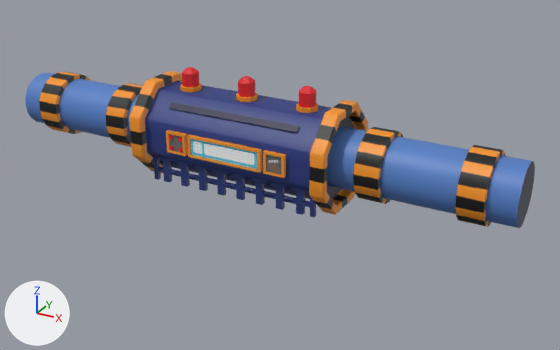
What one commit did to the COLLADA model Assets/3D/Connect the Dots/Power Room.dae.
Before and after are seen from a 50 mm lens placed at (34.3, -56.4, 29.3), pointed at (2.9, 0.8, 0.7). Lighting does not change. The marker at lower left points along +X, +Y and +Z. Where no turn or scale is listed for an object, it has been applied to the vertices.

Before the edit, the objects in view are built like this:
```python
me_cylinder = bpy.data.meshes.new('Cylinder')
me_cylinder.from_pydata(...)  # 1456 vertices, 2988 faces; spans x -24.9..24.9, y -4.5..4.5, z -4.5..4.5
me_cylinder.materials.append(mat_material_001)  # picture img_texture_main_component_power_room__png
me_cylinder_001 = bpy.data.meshes.new('Cylinder.001')
me_cylinder_001.from_pydata(...)  # 72 vertices, 114 faces; spans x -6.78..6.78, y -0.78..0.78, z -0.93..0.64
me_cylinder_001.materials.append(mat_material_002)  # picture img_texture_misc_component_power_room__png
me_cylinder_003 = bpy.data.meshes.new('Cylinder.003')
me_cylinder_003.from_pydata(...)  # 284 vertices, 506 faces; spans x -7.0..7.0, y -4.21..1.0, z 3.0..8.19
me_cylinder_003.materials.append(mat_material_002)  # picture img_texture_misc_component_power_room__png
ob_light_completion = bpy.data.objects.new('Light Completion', me_cylinder_001)
ob_light_completion.location = (0.0, 0.0, 9.12)
ob_main_component = bpy.data.objects.new('Main Component', me_cylinder)
ob_main_component.location = (0.0, 0.0, 4.0)
ob_misc_component = bpy.data.objects.new('Misc Component', me_cylinder_003)
ob_misc_component.location = (0.0, 0.0, 0.0)
```
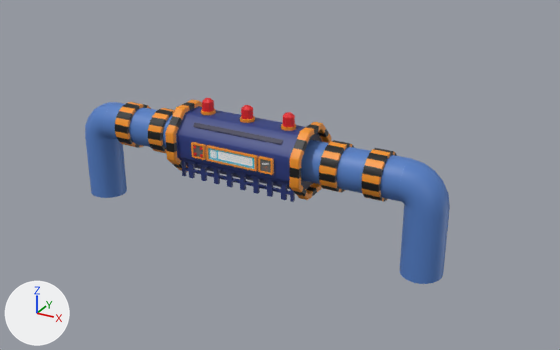
Patch to the scene script:
```diff
--- a/Assets/3D/Connect the Dots/Power Room.dae.py
+++ b/Assets/3D/Connect the Dots/Power Room.dae.py
@@ me_cylinder_001 @@
 me_cylinder_001.from_pydata(...)  # 72 vertices, 114 faces; spans x -6.78..6.78, y -0.78..0.78, z -0.93..0.64
 # used by ob_light_completion; location = (0.0, 0.0, 9.12)
+# me_cylinder_001 part 1: the loose piece of 24 vertices spanning x -6.78..-5.22, y -0.78..0.78, z -0.93..0.64 is scaled about the mesh origin by 0.7
+# me_cylinder_001 part 2: the loose piece of 24 vertices spanning x -0.78..0.78, y -0.78..0.78, z -0.93..0.64 is scaled about the mesh origin by 0.7
+# me_cylinder_001 part 3: the loose piece of 24 vertices spanning x 5.22..6.78, y -0.78..0.78, z -0.93..0.64 is scaled about the mesh origin by 0.7
 me_cylinder_001.materials.append(mat_material_002)
@@ me_cylinder_003 @@
 me_cylinder_003.from_pydata(...)  # 284 vertices, 506 faces; spans x -7.0..7.0, y -4.21..1.0, z 3.0..8.19
 # used by ob_misc_component; location = (0.0, 0.0, 0.0)
+# me_cylinder_003 part 4: the whole mesh is scaled about the mesh origin by 0.7
 me_cylinder_003.materials.append(mat_material_002)
@@ me_cylinder @@
 # used by ob_main_component; location = (0.0, 0.0, 4.0)
-me_cylinder.from_pydata(...)  # 1456 vertices, 2988 faces; spans x -24.9..24.9, y -4.5..4.5, z -4.5..4.5
+me_cylinder.from_pydata(...)  # 1702 vertices, 3480 faces; spans x -19.0..19.0, y -3.2..3.2, z -8.2..3.2
+# me_cylinder part 5: the loose piece of 560 vertices spanning x -9.8..9.8, y -4.5..4.5, z -4.5..4.5 is scaled about its middle by 0.7
+# me_cylinder part 6: the loose piece of 232 vertices spanning x -8.0..8.0, y -3.2..-2.8, z -4.5..-2.1 is scaled about the mesh origin by 0.7
+# me_cylinder part 7: a new loose piece, a box spanning x -5.88..-5.6, y -2.24..-1.96, z -3.17..-1.43, in mat_material_001 (picture img_texture_main_component_power_room__png)
+# me_cylinder part 8: a new loose piece, a box spanning x 5.6..5.88, y -2.24..-1.96, z -3.17..-1.43, in mat_material_001 (picture img_texture_main_component_power_room__png)
+# me_cylinder part 9: a new loose piece of 327 vertices spanning x 6.2..19.0, y -2.2..2.2, z -8.2..2.2, in mat_material_001 (picture img_texture_main_component_power_room__png)
+# me_cylinder part 10: a new loose piece of 319 vertices spanning x -19.0..-6.2, y -2.2..2.2, z -8.2..2.2, in mat_material_001 (picture img_texture_main_component_power_room__png)
+# me_cylinder part 11: the loose piece of 8 vertices spanning x -8.4..-8.0, y -3.2..-2.8, z -4.5..-2.0 is deleted
+# me_cylinder part 12: the loose piece of 8 vertices spanning x 8.0..8.4, y -3.2..-2.8, z -4.5..-2.0 is deleted
+# me_cylinder part 13: 200 vertices removed from x 8.9..24.9, y -3.1..3.1, z -3.1..3.1
+# me_cylinder part 14: 200 vertices removed from x -24.9..-8.9, y -3.1..3.1, z -3.1..3.1
 me_cylinder.materials.append(mat_material_001)
@@ ob_light_completion @@
 ob_light_completion = bpy.data.objects.new('Light Completion', me_cylinder_001)
-ob_light_completion.location = (0.0, 0.0, 9.12)
+ob_light_completion.location = (0.0, 0.0, 6.7)
@@ ob_misc_component @@
 ob_misc_component = bpy.data.objects.new('Misc Component', me_cylinder_003)
-ob_misc_component.location = (0.0, 0.0, 0.0)
+ob_misc_component.location = (0.0, 0.0, 0.31)
@@ ob_main_component @@
 ob_main_component = bpy.data.objects.new('Main Component', me_cylinder)
-ob_main_component.location = (0.0, 0.0, 4.0)
+ob_main_component.location = (0.0, 0.0, 3.11)
```

Changed parts and their boxes (x1, y1, x2, y2) in the pictures (560 x 350 px; the box of a moved part takes in the faces that stretch with it):
'Main Component', reshaped, moved (28% narrower, 17% taller): before (25, 71, 535, 228); after (85, 100, 450, 284)
'Misc Component', mesh rescaled, moved (31% narrower, 30% shorter): before (166, 83, 318, 178); after (191, 109, 296, 175)
'Light Completion', reshaped, moved (30% narrower, 29% shorter): before (182, 67, 316, 108); after (202, 98, 295, 127)
part 1 of me_cylinder_001, moved or reshaped: before (182, 67, 199, 87); after (202, 98, 214, 112)
part 2 of me_cylinder_001, moved or reshaped: before (238, 76, 255, 97); after (241, 105, 253, 119)
part 3 of me_cylinder_001, moved or reshaped: before (299, 86, 316, 108); after (283, 112, 295, 127)
part 5 of me_cylinder, moved or reshaped: before (129, 71, 368, 215); after (165, 100, 331, 200)
part 6 of me_cylinder, moved or reshaped: before (157, 157, 310, 215); after (184, 160, 290, 200)
part 7 of me_cylinder, added: after (182, 160, 187, 176)
part 8 of me_cylinder, added: after (290, 188, 295, 202)
part 9 of me_cylinder, added (blue): after (301, 140, 450, 284)
part 10 of me_cylinder, added (blue): after (85, 102, 175, 198)
part 11 of me_cylinder, deleted: before (153, 156, 161, 180)
part 12 of me_cylinder, deleted: before (310, 197, 316, 217)
part 13 of me_cylinder, deleted (blue): before (327, 126, 535, 228)
part 14 of me_cylinder, deleted: before (25, 72, 143, 147)
